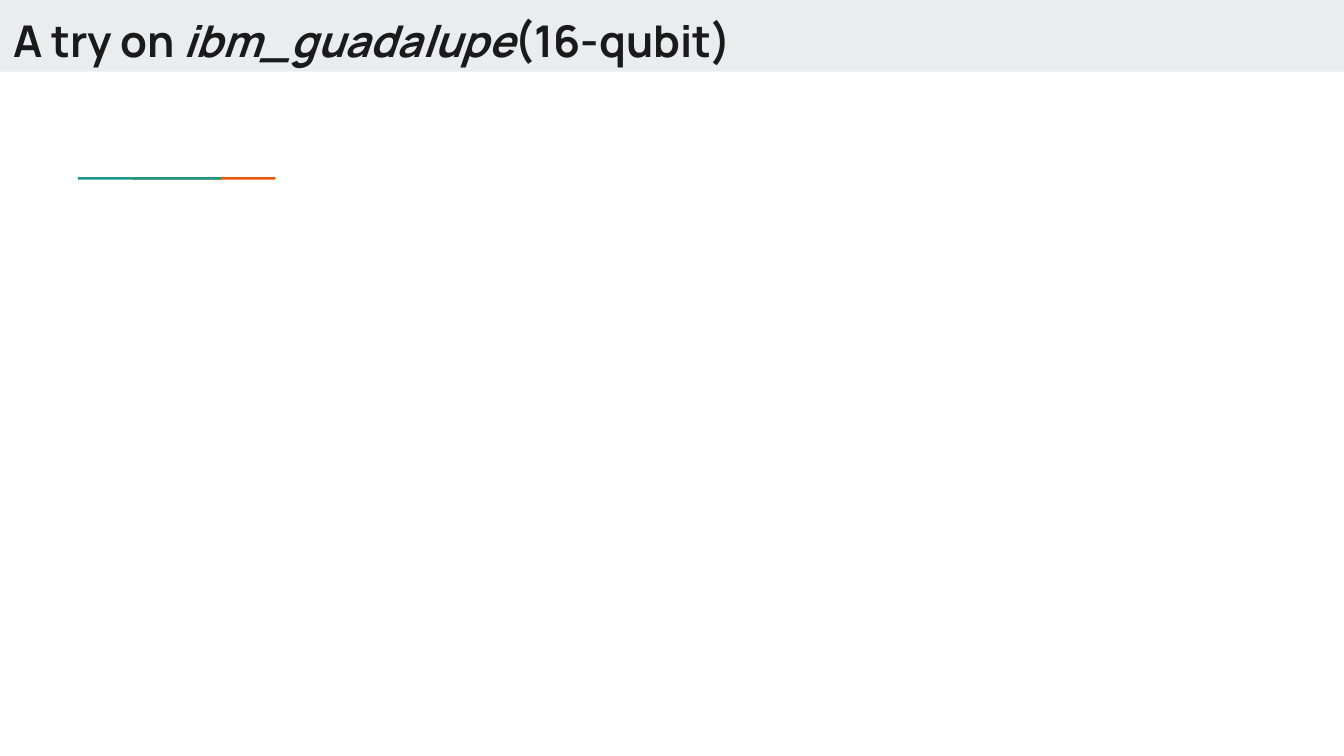
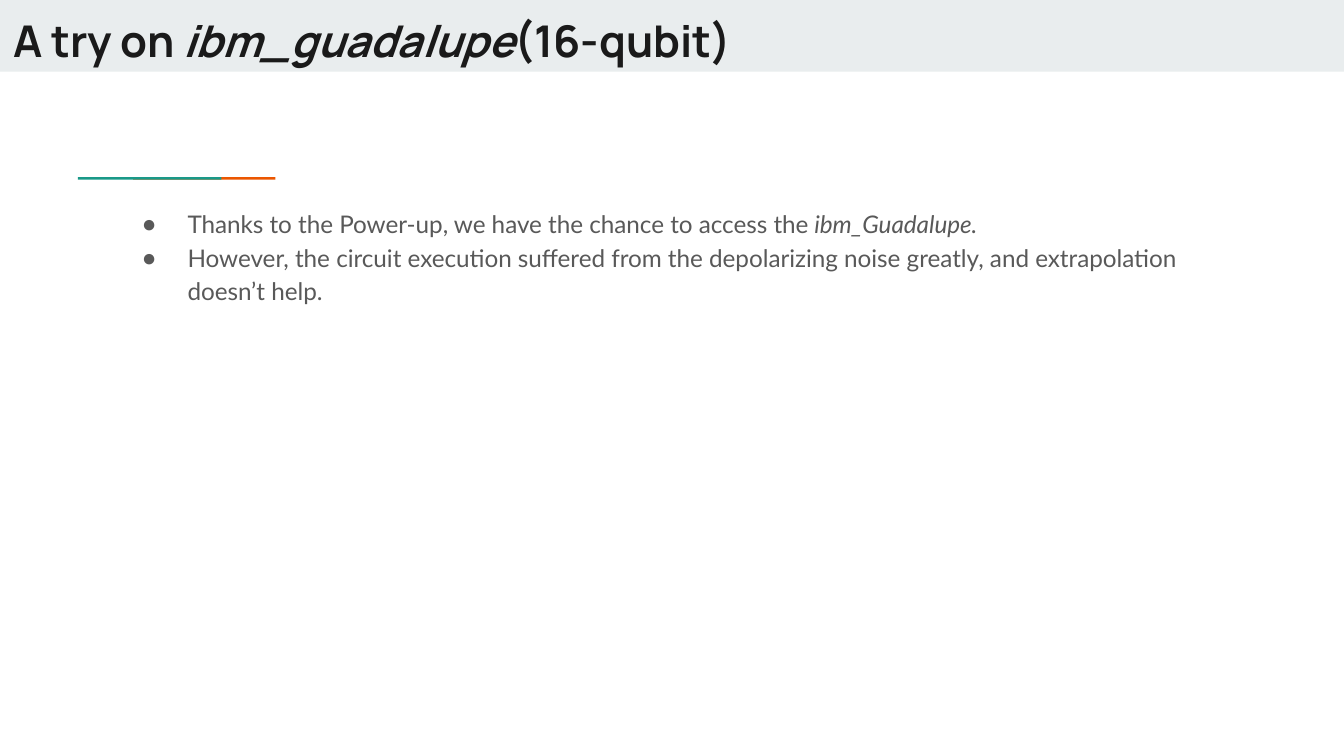
Before and after one commit to Dran-Z/QHack2023-SunnyDelft, a slide deck: slide 12 of QHack-SunnyDelft.pptx (slide 9 before the commit). Drawn at 1344x756 pixels with LibreOffice and Linux fonts; fonts in the diff are those of the drawing. Boxes give left, top, right and bottom in pixels: in the first picture for what was removed or moved away, otherwise in the second. Text is boxed around its words. In the diff, an @@ line names an element or a change of style, - is before the commit and + after.

```diff
--- a/QHack-SunnyDelft.pptx
+++ b/QHack-SunnyDelft.pptx
@@ text added at [188, 215, 1176, 304], 13 pt, text #595959 @@
+● Thanks to the Power-up, we have the chance to access the ibm_Guadalupe.
+● However, the circuit execution suffered from the depolarizing noise greatly, and extrapolation doesn’t help.
```
Also in this commit, not shown: 4 other slides changed, 5 slides added, 3 slides removed, 7 other files.
